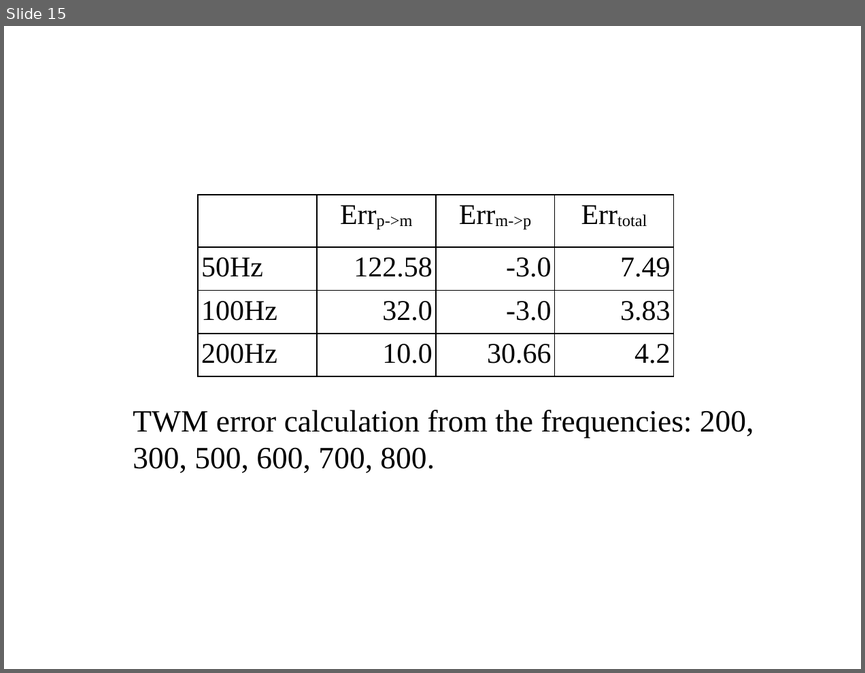
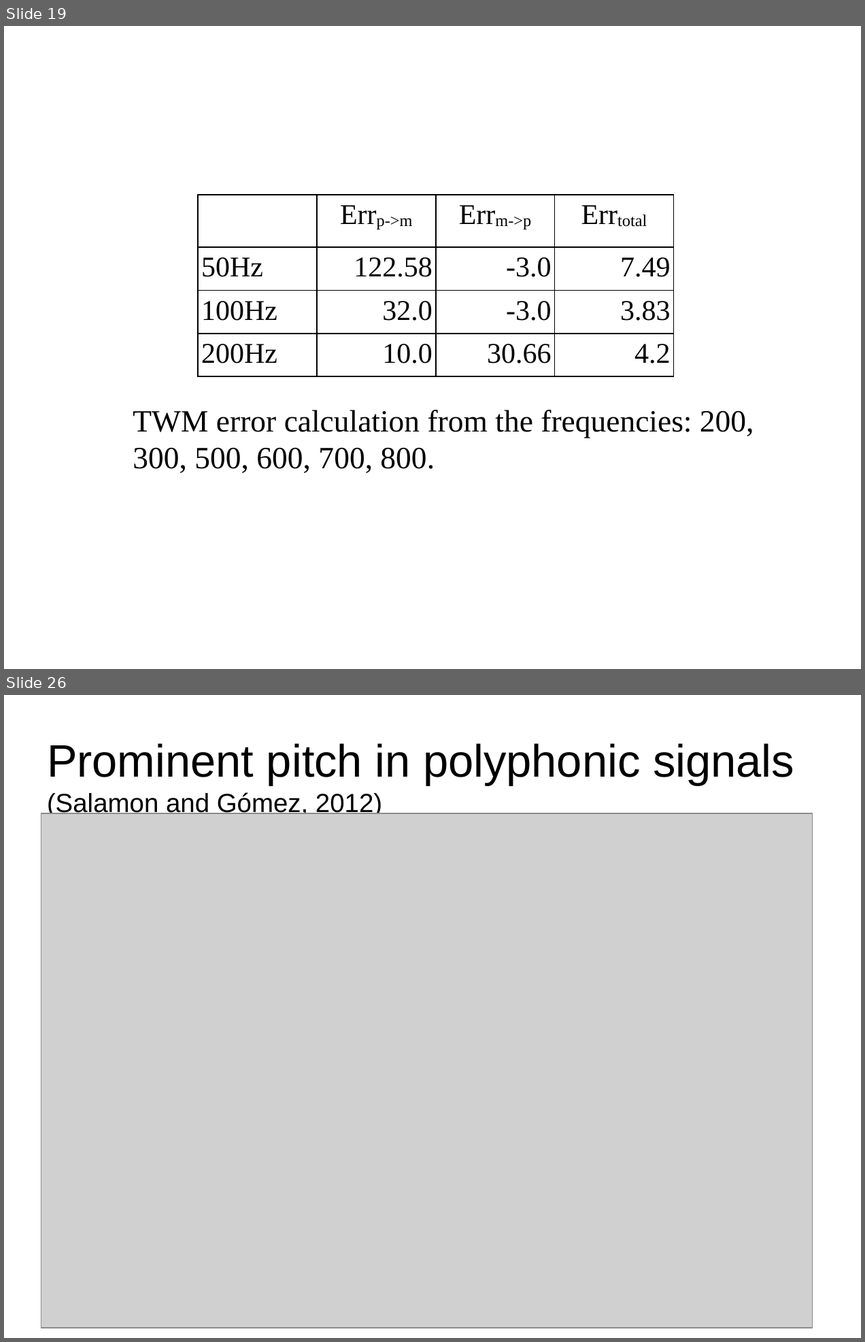
Before and after one commit to MTG/sms-tools, a slide deck: lectures/6-Harmonic-model/6T2-F0-detection.odp. Shown one above the other, each under a label of ours: slide 15 before the commit, slides 19 and 26 after it; the slides between them are not shown. The pictures are 865x673 and 865x1342 pixels, drawn with LibreOffice and Linux fonts; fonts in the diff are those of the drawing; grey boxes stand for pictures. Boxes give left, top, right and bottom in pixels: in the first picture for what was removed or moved away, otherwise in the second. Text is boxed around its words. In the diff, an @@ line names an element or a change of style, - is before the commit and + after.

```diff
--- a/lectures/6-Harmonic-model/6T2-F0-detection.odp
+++ b/lectures/6-Harmonic-model/6T2-F0-detection.odp
@@ slide 26 added at box(4, 695, 861, 1338), background #FFFFFF @@
@@ title added at box(47, 743, 794, 817), 38.2 pt, text #000000 @@
+Prominent pitch in polyphonic signals
+(Salamon and Gómez, 2012)
@@ picture added at box(41, 813, 812, 1327) @@
@@ what was slide 15 is now slide 19 @@
```
Also in this commit, not shown: 7 slides changed, 9 other slides added, 2 slides removed, 14 other files.
